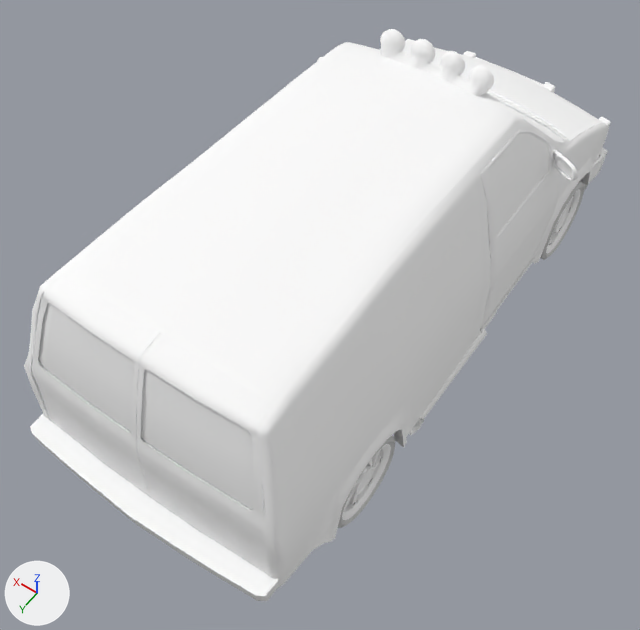
Renders of the FBX model Assets/ArtFolder/RacingVan/RacingVan.FBX from each side of a commit.
Both versions are drawn from a 50 mm camera at (6.47, -3.46, 5.76) aimed at (8.81, -6.73, 0.63). Every picture has the same lights, and +X, +Y and +Z are marked at lower left. Where no turn or scale is listed for an object, it has been applied to the vertices.

Objects in the first picture: 'BackBumper', 'CarBody', 'FrontWindow', 'Hood', 'LeftBackDoor', 'LeftBackDoorWindow', 'RightBackDoor', 'RightBackDoorWindow', 'RightDoor', 'RightDoorWindow', 'Rim.002', 'RoofLights'.
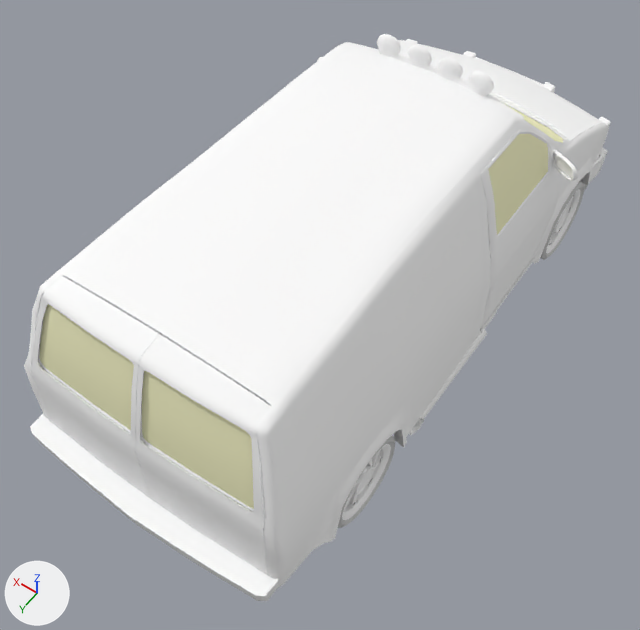
The newer file is also turned or shifted as a whole; pictures and numbers use the older file's frame.

Changed parts and their boxes (x1, y1, x2, y2) in the pictures (640 x 630 px):
'RightBackDoorWindow', recoloured (white to beige)
    both: (141, 370, 254, 510)
'LeftBackDoorWindow', recoloured
    both: (38, 303, 134, 433)
'RightDoorWindow', recoloured (white to beige)
    both: (488, 134, 548, 235)
'RoofLights', reshaped (7% shorter)
    before: (380, 29, 494, 96)
    after: (377, 34, 494, 96)
'FrontWindow', recoloured (white to beige)
    both: (508, 106, 564, 143)

The change, as a diff of the scene's bpy script:
```diff
--- a/Assets/ArtFolder/RacingVan/RacingVan.FBX.py
+++ b/Assets/ArtFolder/RacingVan/RacingVan.FBX.py
@@ mat_window @@
+mat_window = principled_material('Window')
+mat_window.base_color = (0.957, 0.945, 0.596)  # beige #faf9cb
+mat_window.roughness = 0.859
@@ me_mesh_011 @@
 me_mesh_011.from_pydata(...)  # 70 vertices, 96 faces; spans x 0.019..0.864, y -0.073..0.137, z -0.018..0.596
-me_mesh_011.materials.append(mat_carmeterial)  # white #ffffff
+me_mesh_011.materials.append(mat_window)  # beige #faf9cb
@@ me_mesh_030 @@
 me_mesh_030.from_pydata(...)  # 215 vertices, 350 faces; spans x -0.9..0.9, y -1.66..-0.94, z 0.76..1.34
-me_mesh_030.materials.append(mat_carmeterial)  # white #ffffff
+me_mesh_030.materials.append(mat_window)  # beige #faf9cb
@@ me_mesh_013 @@
 me_mesh_013.from_pydata(...)  # 60 vertices, 78 faces; spans x -0.946..-0.778, y -0.371..0.439, z 0.164..0.708
-me_mesh_013.materials.append(mat_carmeterial)  # white #ffffff
+me_mesh_013.materials.append(mat_window)  # beige #faf9cb
@@ me_mesh_009 @@
 me_mesh_009.from_pydata(...)  # 69 vertices, 94 faces; spans x -0.864..-0.019, y -0.073..0.136, z -0.018..0.596
-me_mesh_009.materials.append(mat_carmeterial)  # white #ffffff
+me_mesh_009.materials.append(mat_window)  # beige #faf9cb
@@ me_mesh_016 @@
 me_mesh_016.from_pydata(...)  # 316 vertices, 598 faces; spans x -0.1..0.82, y -0.083..0.058, z -0.103..0.097
 # used by ob_rooflights; location = (8.521, -8.208, 1.921)
+# me_mesh_016 part 1: the whole mesh is multiplied about its middle by the matrix ((1.035, -0.074, 0.0), (0.019, 0.606, 0.084), (-0.002, -0.093, 0.895)), then moved by (0.001, 0.005, -0.024)
 me_mesh_016.materials.append(mat_carmeterial)
```
